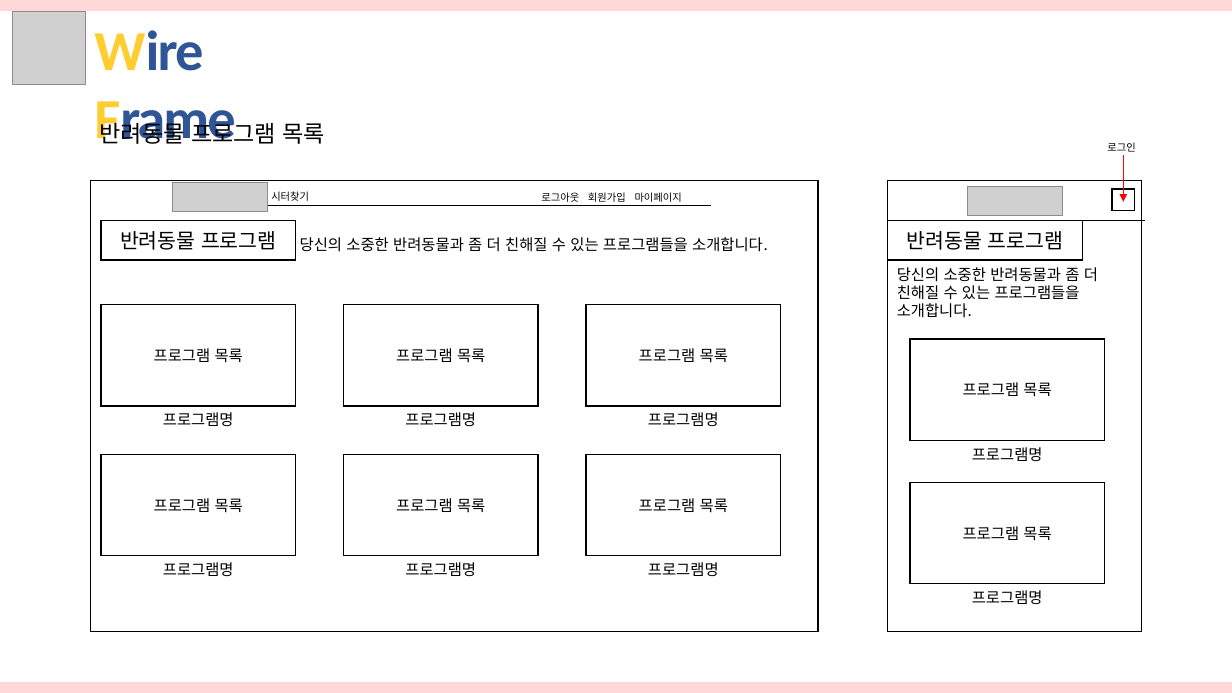
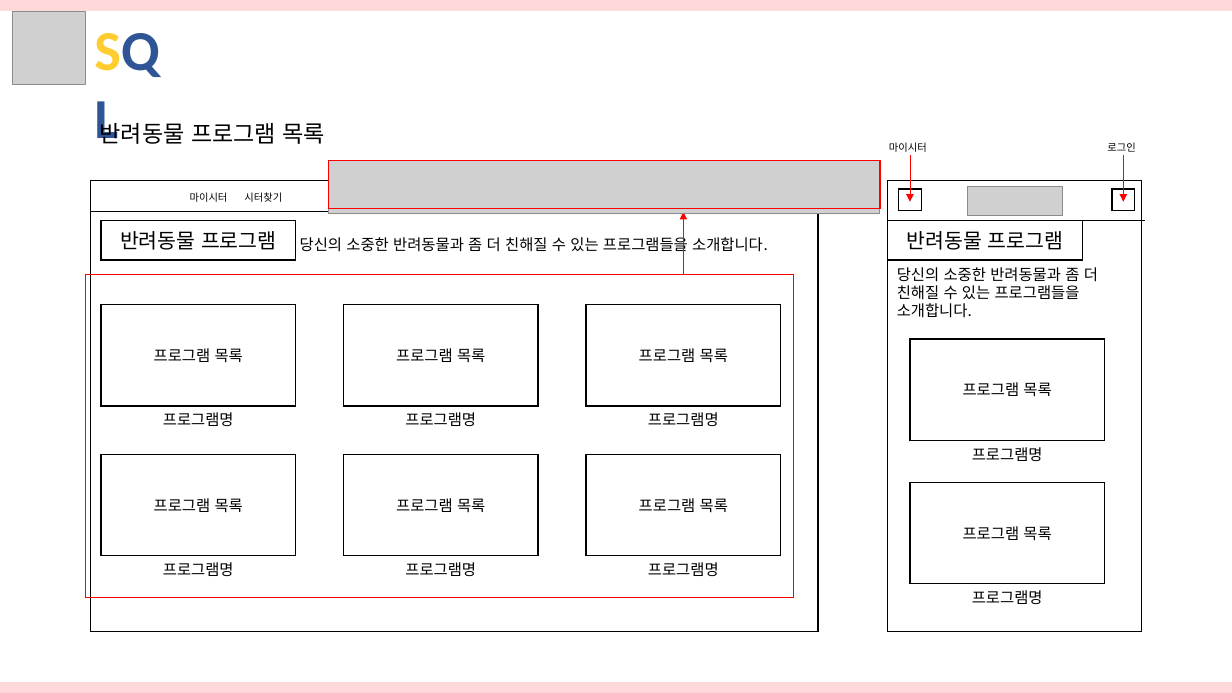
Before and after one commit to hhsw07/ezen-academy-projects, a slide deck: slide 21 of 반려동물관리서비스.pptx. Drawn at 1232x693 pixels with LibreOffice and Linux fonts; fonts in the diff are those of the drawing; grey boxes stand for pictures. Boxes give left, top, right and bottom in pixels: in the first picture for what was removed or moved away, otherwise in the second. Text is boxed around its words. In the diff, an @@ line names an element or a change of style, - is before the commit and + after.

```diff
--- a/반려동물관리서비스.pptx
+++ b/반려동물관리서비스.pptx
@@ text at (94, 30, 235, 144): text changed @@
-Wire Frame
+SQL
@@ text added at (889, 142, 927, 152), 8 pt, text #000000 @@
+마이시터
@@ picture added at (328, 161, 880, 213) @@
@@ rectangle added at (328, 161, 880, 209), outline #FF0000 1 pt @@
@@ arrow added from (910, 155) to (910, 201), #FF0000 0.5 pt @@
@@ picture removed at (173, 183, 268, 212) @@
@@ text added at (190, 192, 228, 202), 8 pt, text #000000 @@
+마이시터
@@ text "시터찾기": place and size @@
-text "시터찾기" at (271, 191, 309, 201)
+text "시터찾기" at (244, 192, 282, 202)
@@ text removed at (541, 192, 682, 202) @@
-로그아웃 회원가입 마이페이지
@@ rectangle added at (898, 189, 921, 211), fill #FFFFFF, outline #000000 1 pt @@
@@ line moved from (267, 206) - (711, 206) to (91, 212) - (818, 212) @@
@@ arrow added from (684, 274) to (684, 212), #FF0000 0.5 pt @@
@@ rectangle added at (85, 274, 793, 598), outline #FF0000 1 pt @@
```
Also in this commit, not shown: 4 other slides changed, 2 slides removed.
